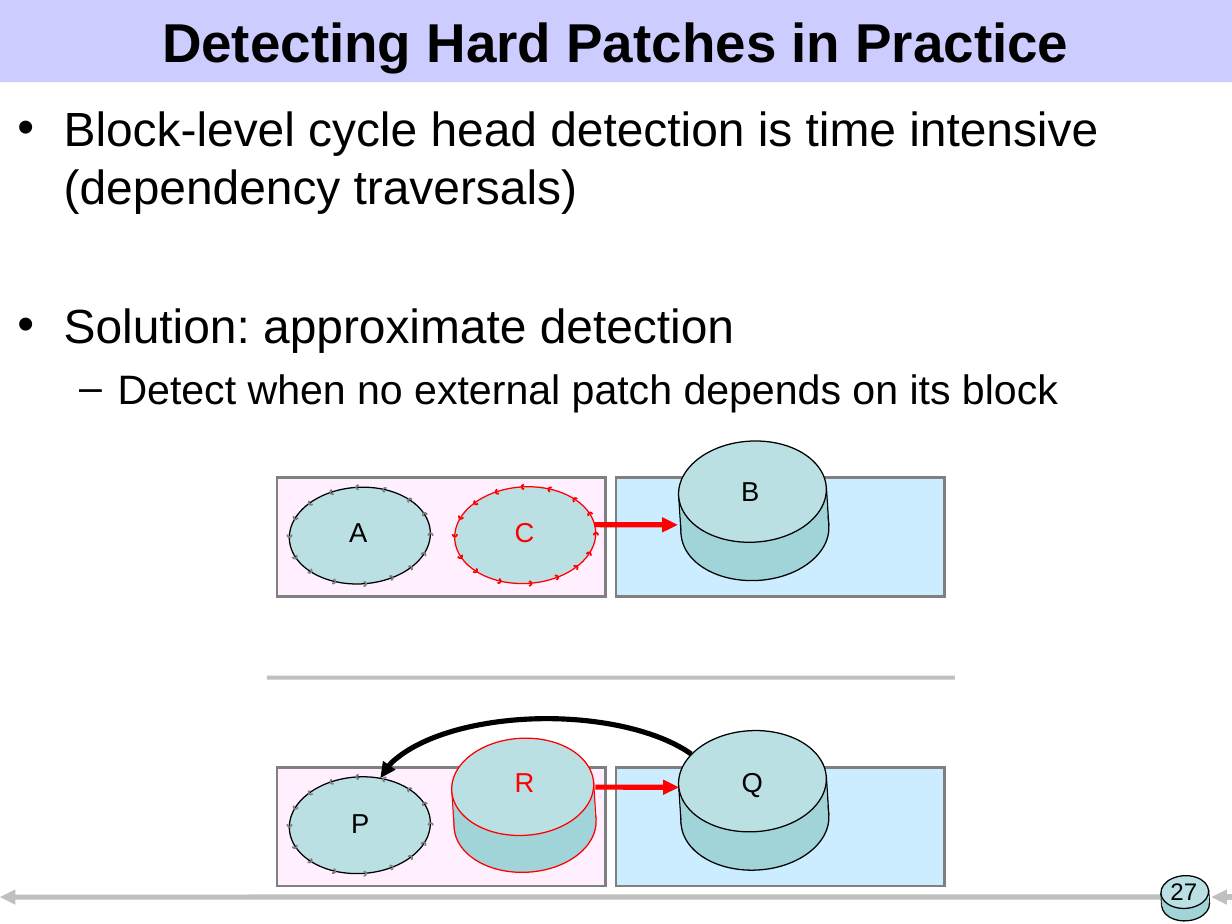
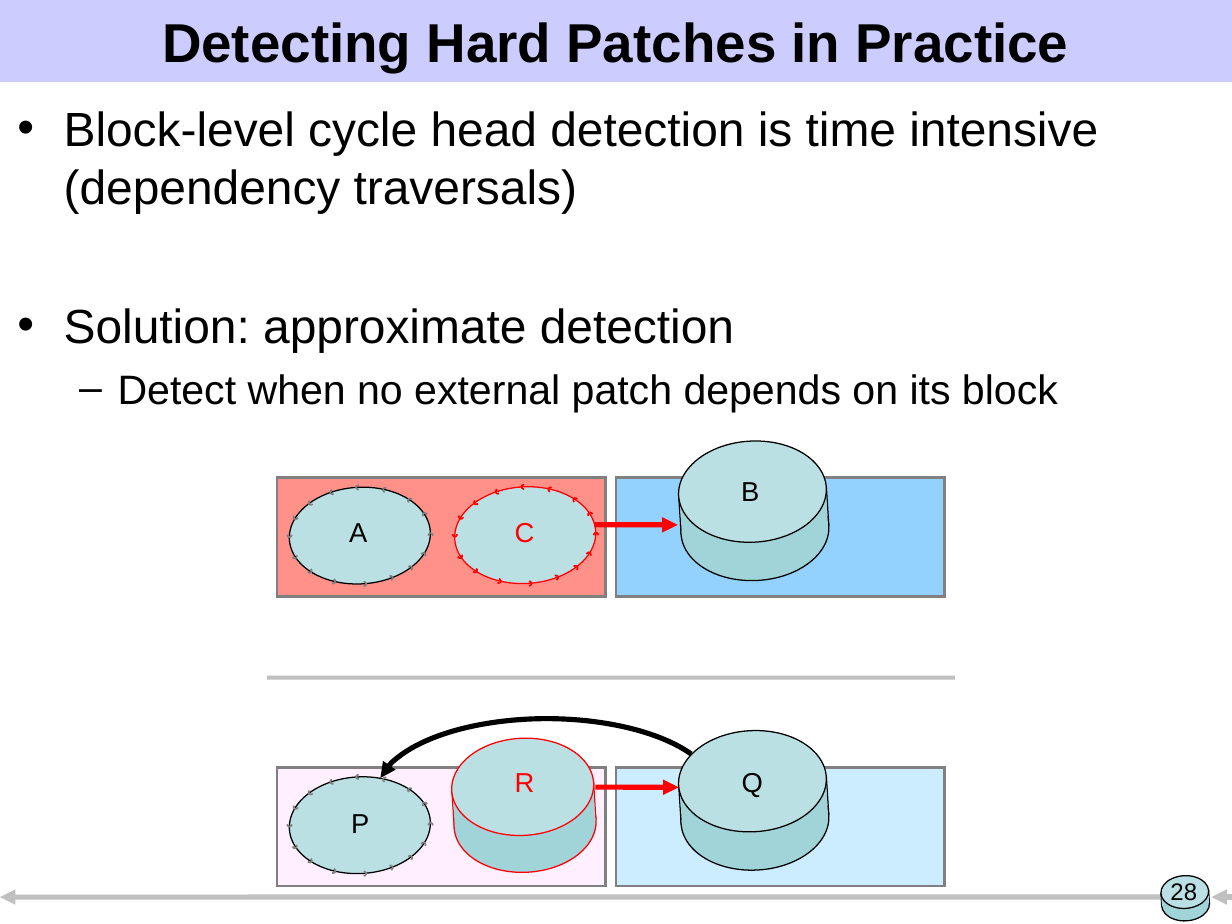
Before and after one commit to ucla-readable/fstitch-doc, a slide deck: slide 28 of sosp/pres.ppt (slide 27 before the commit). Drawn at 1232x924 pixels with LibreOffice and Linux fonts; fonts in the diff are those of the drawing. Boxes give left, top, right and bottom in pixels: in the first picture for what was removed or moved away, otherwise in the second. Text is boxed around its words. In the diff, an @@ line names an element or a change of style, - is before the commit and + after.

Commit message:
Assorted improvements.
Work towards improved patch figures, add a timeline to the async rename example,
work towards compressing patch merging into a single slide, and drop the
ready patch list optimization.

```diff
--- a/sosp/pres.ppt
+++ b/sosp/pres.ppt
@@ rectangle at [277, 478, 606, 598]: fill #FFEFFF to #FF9189 @@
@@ rectangle at [616, 478, 945, 598]: fill #CCECFF to #93D1FF @@
@@ page number at [1170, 883, 1197, 906]: text changed @@
-27
+28
```
Also in this commit, not shown: 8 other slides changed, 1 slide added, 5 slides removed.
